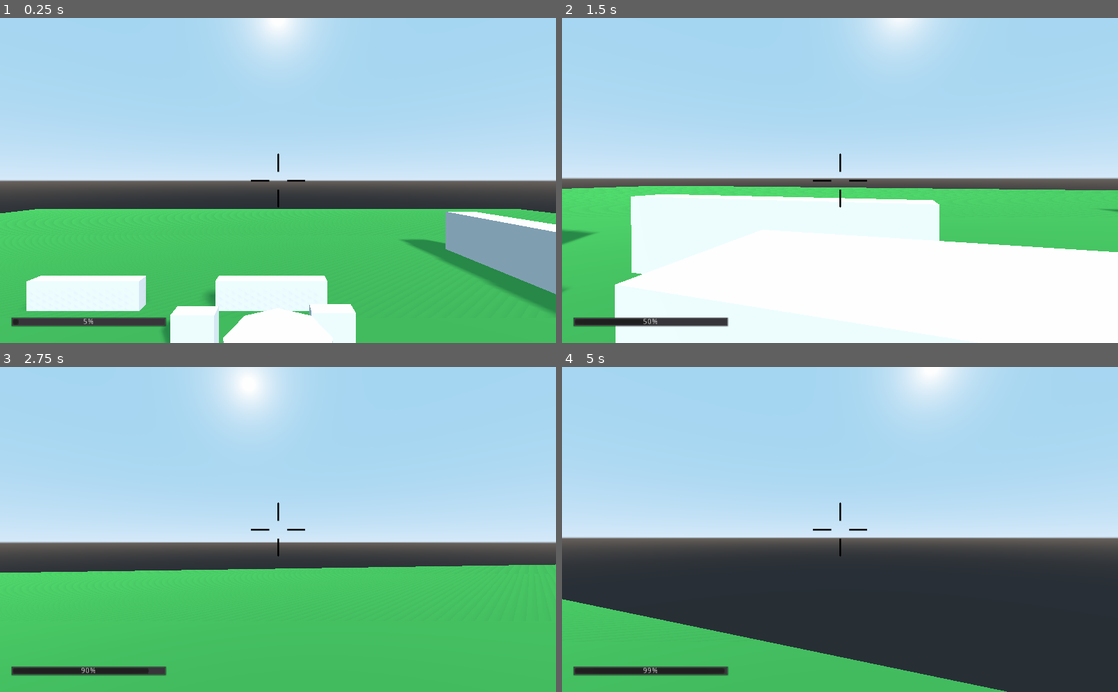
Above: before the commit, frames 1-4 (two rows, left to right).
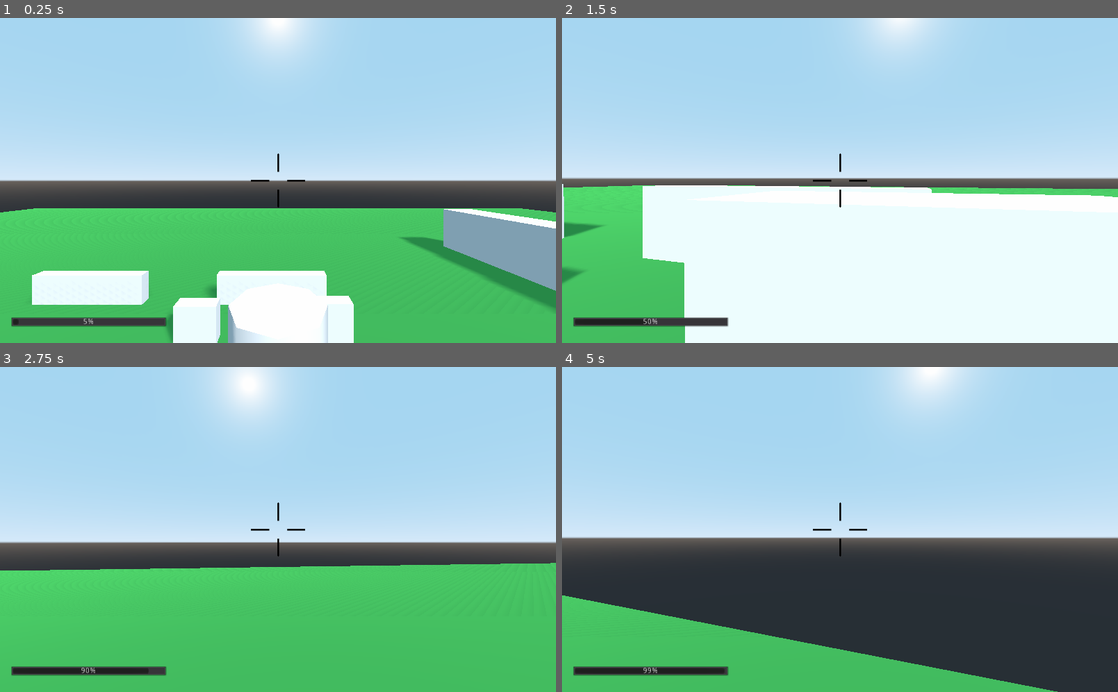
Above: after the commit, the same moments.

Repository: camgrodgers/senior-fps
Game: Godot game, scene res://Main.tscn
Two runs of this game, one before a commit and one after it. Both use one fixed random seed, a clock stepped at 60 frames per second and the inputs below.
Inputs (mouse positions are in pixels of both pictures, inside the frame that each line leads up to):
- Up to frame 1 (0.25 s): no input
- Up to frame 2 (1.5 s): move the mouse to (867, 180) at 0.52 s; hold K (danger_test) 0.53-1.28 s; hold Up (move_forward) from 0.53 s (still down); tap Space (jump) at 0.77 s; move the mouse to (812, 180) at 1.27 s; click (812, 180) at 1.35 s
- Up to frame 3 (2.75 s): keep holding Up (move_forward); tap Space (jump) at 1.52 s; move the mouse to (289, 523) at 2.02 s; hold K (danger_test) from 2.03 s (still down)
- Up to frame 4 (5 s): keep holding Up (move_forward); move the mouse to (834, 536) at 2.77 s; release K (danger_test) at 2.78 s; click (834, 536) at 2.85 s; tap Space (jump) at 3.02, 3.77, 4.52 s; move the mouse to (878, 532) at 3.52 s; hold K (danger_test) 3.53-4.28 s; move the mouse to (795, 526) at 4.27 s; click (795, 526) at 4.35 s

The runs differ from the first frame. In frame 1, 3.2% of the frame differs, in the area x 0-100%, y 58-100%; in frame 2, 11%, in the area x 0-100%, y 51-100%; in frame 3, 0.5%; in frame 4, 1.8%.

Commit message:
fixed camera rotation rotating collision capsule

Diff:
--- a/Player/Player.gd
+++ b/Player/Player.gd
@@ -28,7 +28,7 @@
 
 func _physics_process(delta):
 	# Movement
-	var aiming = transform.basis
+	var aiming = $Camera.transform.basis
 	var direction: Vector3 = Vector3()
 
 	if Input.is_action_pressed("move_forward"):
@@ -114,7 +114,7 @@
 	aim_y += event.relative.y * turn_factor * inverse_y_factor
 	aim_y = clamp(aim_y, -1.5, 1.5)
 
-	set_rotation(Vector3(aim_y, aim_x, 0))
+	$Camera.set_rotation(Vector3(aim_y, aim_x, 0))
 
 
 ## Enemy/hazard interactions ##
--- a/Player/Player.tscn
+++ b/Player/Player.tscn
@@ -22,7 +22,7 @@
 script = ExtResource( 3 )
 
 [node name="Camera" type="Camera" parent="."]
-transform = Transform( 1, 0, 0, 0, 1, 0, 0, 0, 1, 0, 2.3518, -0.456114 )
+transform = Transform( 1, 0, 0, 0, 1, 0, 0, 0, 1, 0, 1.998, 0 )
 
 [node name="RayCast" type="RayCast" parent="Camera"]
 transform = Transform( 1, 0, 0, 0, 1, 0, 0, 0, 1, 0, 0, -0.591588 )
